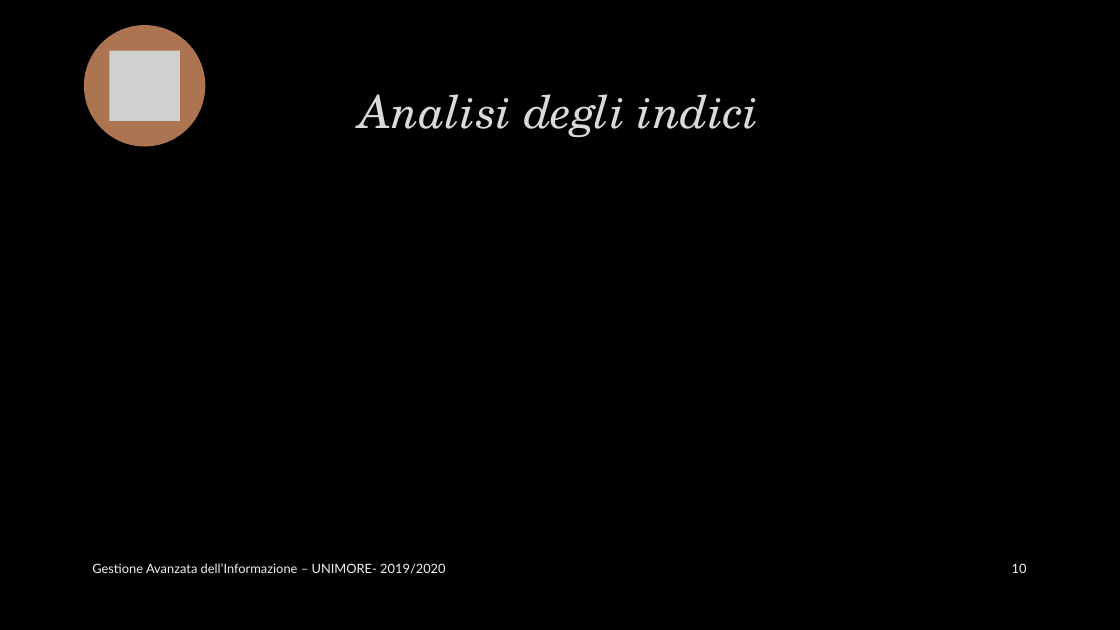
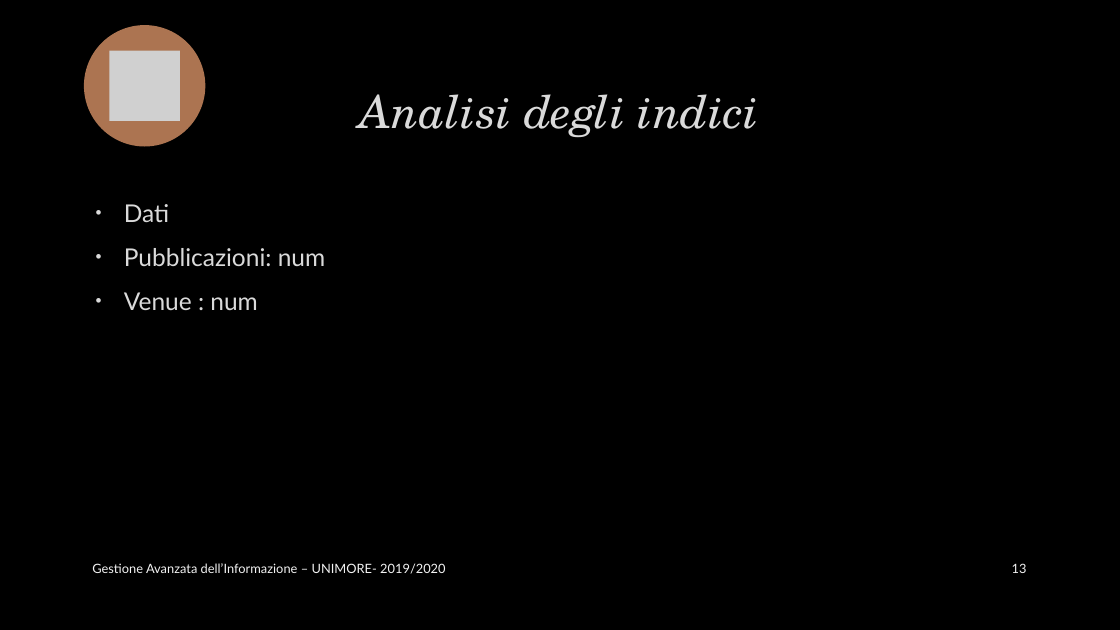
Before and after one commit to marcopiccinni/Search-Engine-for-DBLP, a slide deck: slide 13 of Doc-it.pptx (slide 10 before the commit). Drawn at 1120x630 pixels with LibreOffice and Linux fonts; fonts in the diff are those of the drawing; grey boxes stand for pictures; background and template pictures are left out. Boxes give left, top, right and bottom in pixels: in the first picture for what was removed or moved away, otherwise in the second. Text is boxed around its words. In the diff, an @@ line names an element or a change of style, - is before the commit and + after.

```diff
--- a/Doc-it.pptx
+++ b/Doc-it.pptx
@@ text added at bbox=[124, 204, 325, 310], 21 pt, text #DADADA @@
+• Dati
+• Pubblicazioni: num
+• Venue : num
@@ page number at bbox=[1012, 563, 1027, 573]: text changed @@
-10
+13
```
Also in this commit, not shown: 9 other slides changed, 7 slides added.
